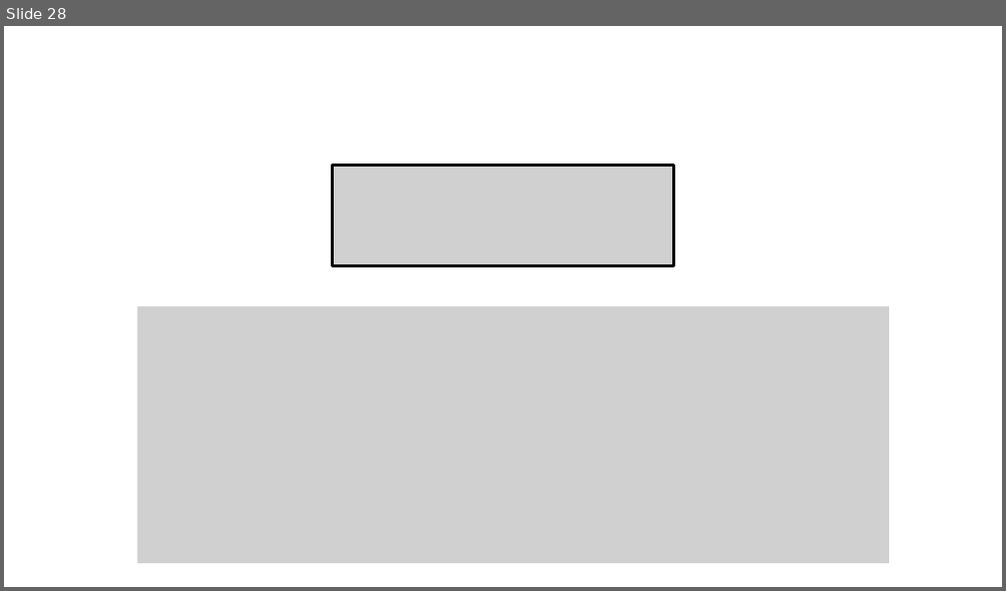
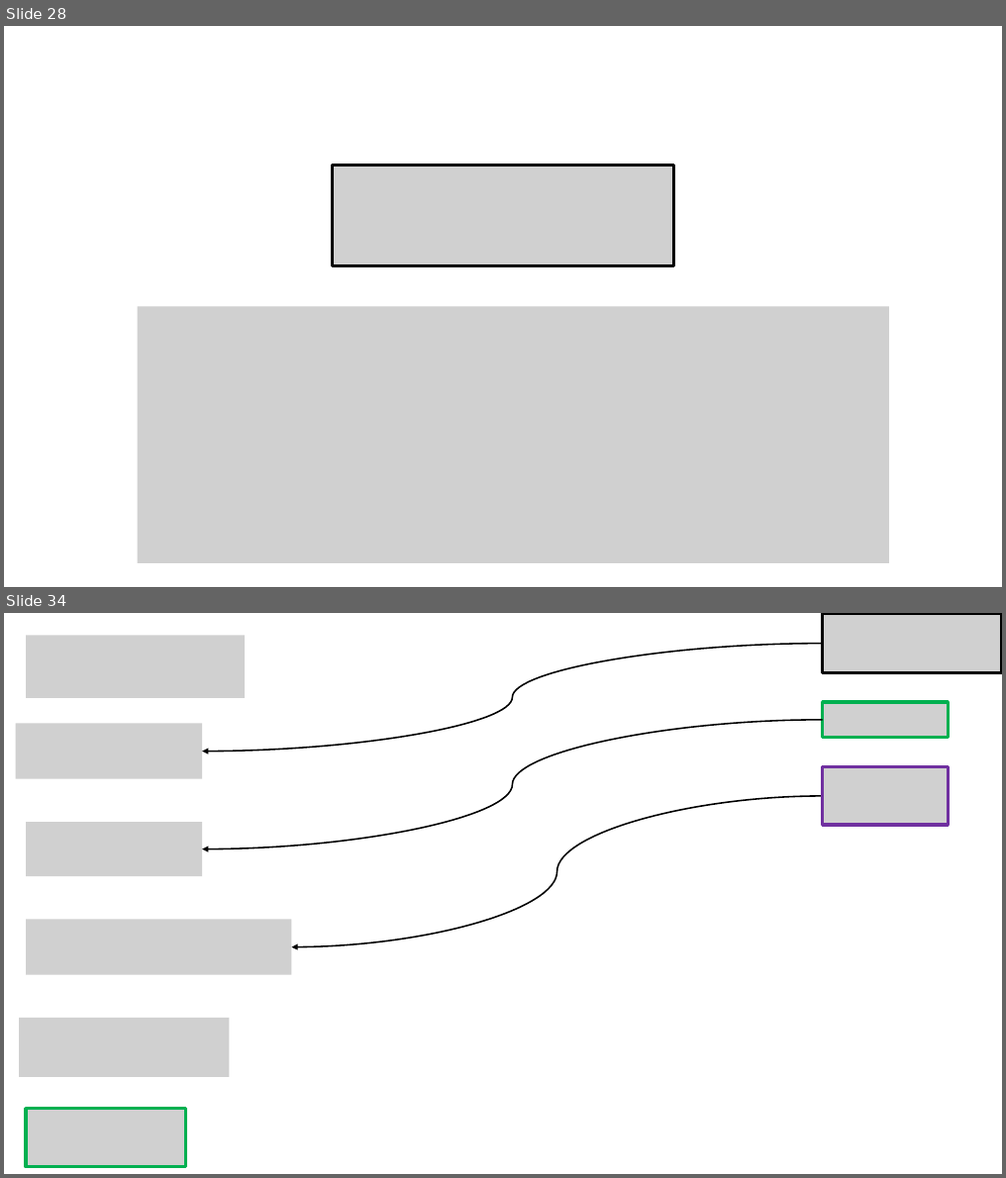
Before and after one commit to robitussin/CCADMACL, a slide deck: 7 - Principal Component Analysis/Principal Component Analysis (Math).pptx. Shown one above the other, each under a label of ours: slide 28 before the commit, slides 28 and 34 after it; the slides between them are not shown. The pictures are 1006x591 and 1006x1178 pixels, drawn with LibreOffice and Linux fonts; fonts in the diff are those of the drawing; grey boxes stand for pictures. Boxes give left, top, right and bottom in pixels: in the first picture for what was removed or moved away, otherwise in the second. Text is boxed around its words. In the diff, an @@ line names an element or a change of style, - is before the commit and + after.

```diff
--- a/7 - Principal Component Analysis/Principal Component Analysis (Math).pptx
+++ b/7 - Principal Component Analysis/Principal Component Analysis (Math).pptx
@@ slide 34 added at (4, 613, 1002, 1174), background #FFFFFF @@
@@ picture added at (26, 636, 245, 698) @@
@@ picture added at (823, 614, 1002, 672) @@
@@ curved arrow added from (823, 643) to (202, 752), #000000 1.5 pt @@
@@ picture added at (15, 723, 202, 779) @@
@@ curved arrow added from (823, 720) to (202, 850), #000000 1.5 pt @@
@@ picture added at (823, 702, 948, 738) @@
@@ picture added at (823, 767, 948, 825) @@
@@ curved arrow added from (823, 796) to (291, 948), #000000 1.5 pt @@
@@ picture added at (26, 822, 202, 876) @@
@@ picture added at (26, 919, 291, 975) @@
@@ picture added at (19, 1018, 230, 1077) @@
@@ picture added at (26, 1109, 185, 1167) @@
```
Also in this commit, not shown: 1 slide changed, 6 other slides added.
